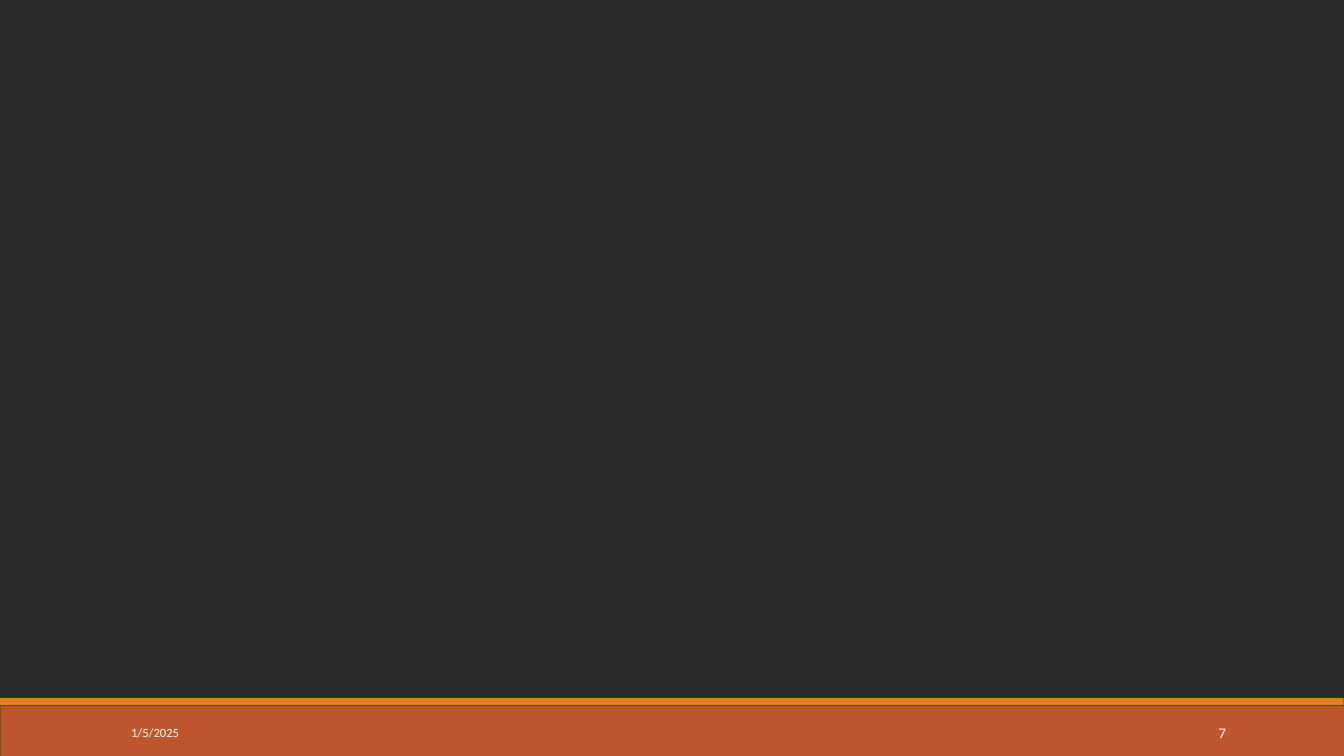
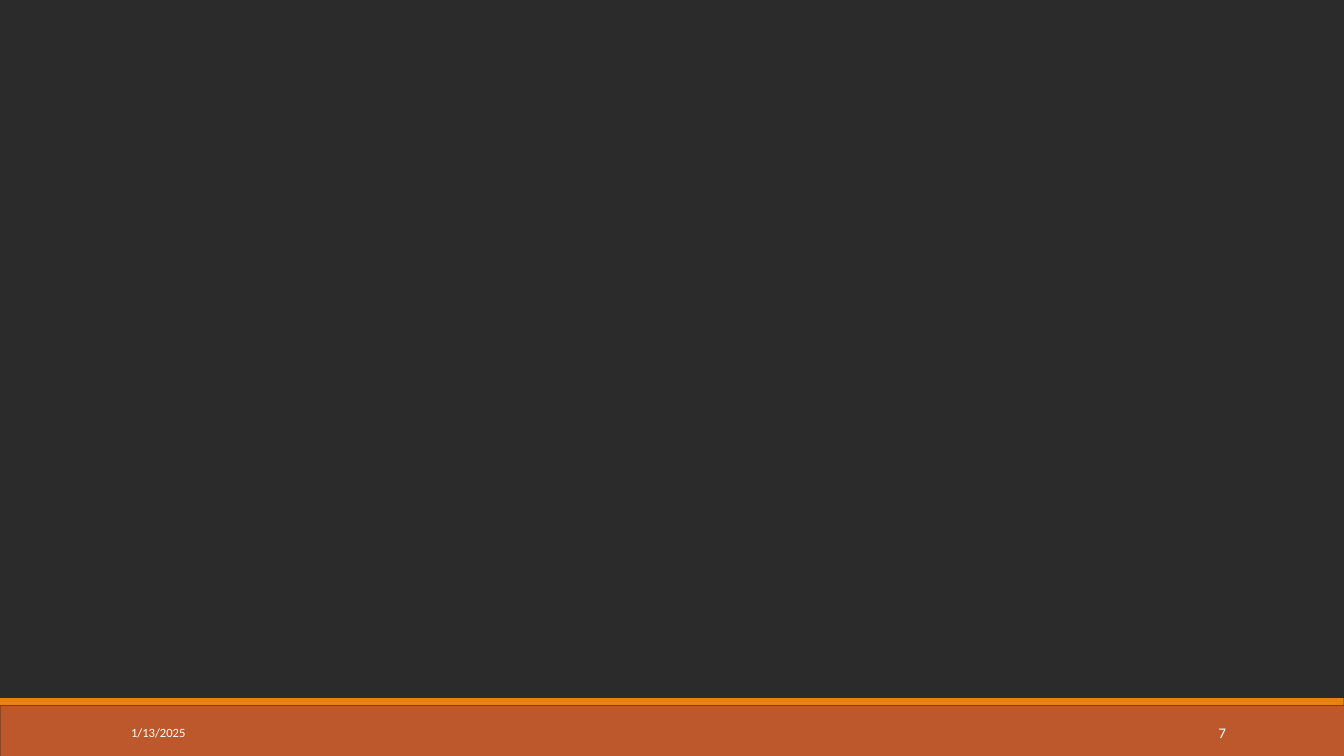
Before and after one commit to hicodev-rw/ml_with_angel, a slide deck: slide 7 of lectures/Lecture 4.pptx. Drawn at 1344x756 pixels with LibreOffice and Linux fonts; fonts in the diff are those of the drawing; background and template pictures are left out; a plain dark background stands for a picture behind light text. Boxes give left, top, right and bottom in pixels: in the first picture for what was removed or moved away, otherwise in the second. Text is boxed around its words. In the diff, an @@ line names an element or a change of style, - is before the commit and + after.

```diff
--- a/lectures/Lecture 4.pptx
+++ b/lectures/Lecture 4.pptx
@@ text at (131, 728, 185, 738): text changed @@
-1/5/2025
+1/13/2025
```
Also in this commit, not shown: 16 other slides changed, 2 other files.
